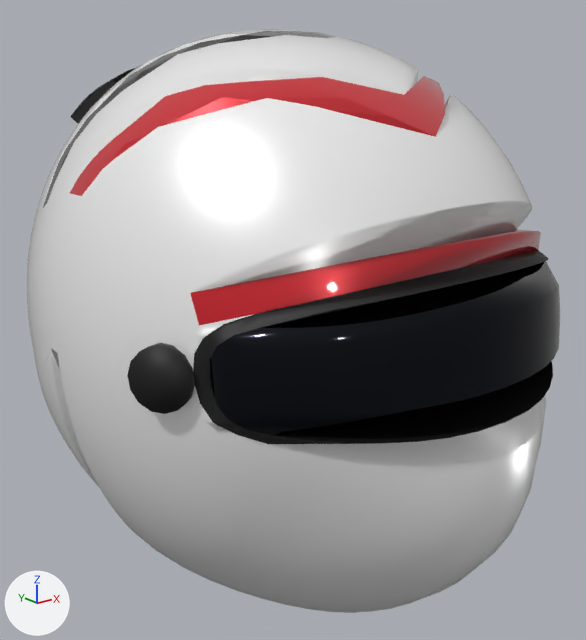
An edit to the glTF model src/ArcBox.Host/games/redline/models/helmets/HUL.glb, drawn before and after from the same camera.
The view is the same before and after, from a 50 mm camera at (-0.265, -0.347, 0.127) aimed at (0.002, -0.012, -0.006). The lights are fixed; the arrows at lower left show +X, +Y and +Z. The first picture is the older version. Vertices at exactly the same position are counted once.

Objects in the first picture: 'helmet'.
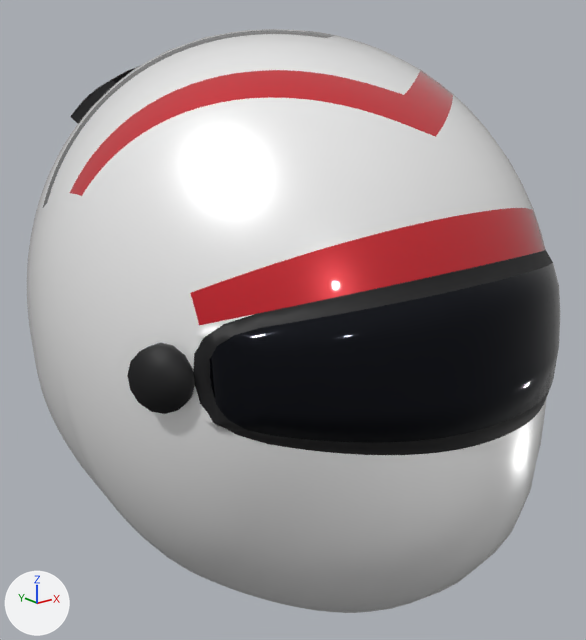
Boxes (x1, y1, x2, y2) around the edits, measured in the pictures (586 x 640 px; the box of a moved part takes in the faces that stretch with it):
part 1 of me_helmet, moved or reshaped
    before: (36, 337, 199, 575)
    after: (36, 337, 385, 613)
part 2 of me_helmet, added
    after: (27, 29, 481, 267)
part 3 of me_helmet, added
    after: (186, 201, 559, 474)

What the commit changed:
me_helmet is used by ob_helmet; location (0.0, 0.0, 0.0).
me_helmet had 4404 vertices, 8640 faces and spanned x -0.128..0.128, y -0.161..0.15, z -0.132..0.145.
me_helmet now has 5199 vertices, 9986 faces and spans x -0.128..0.128, y -0.161..0.15, z -0.132..0.145.
me_helmet part 1: 255 vertices moved from x -0.128..0.128, y -0.016..0.042, z -0.104..-0.003 to x -0.128..0.128, y -0.016..0.042, z -0.103..-0.003; 163 vertices removed from x -0.128..0.128, y -0.107..0.117, z -0.126..0.0; 447 vertices added at x -0.128..0.128, y -0.107..0.113, z -0.132..0.0.
me_helmet part 2: 310 vertices added at x -0.113..0.113, y -0.108..0.114, z 0.03..0.144.
me_helmet part 3: 201 vertices added at x -0.107..0.107, y -0.159..-0.083, z -0.022..0.069.
